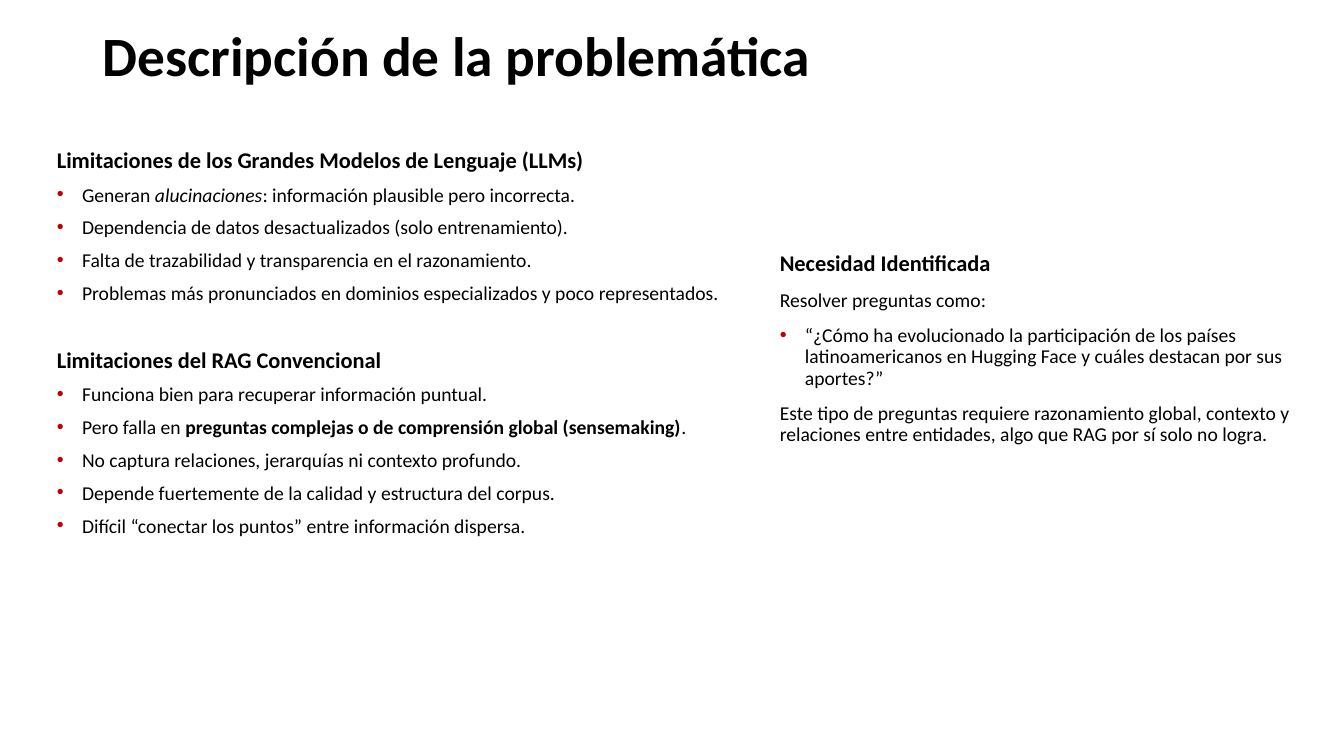
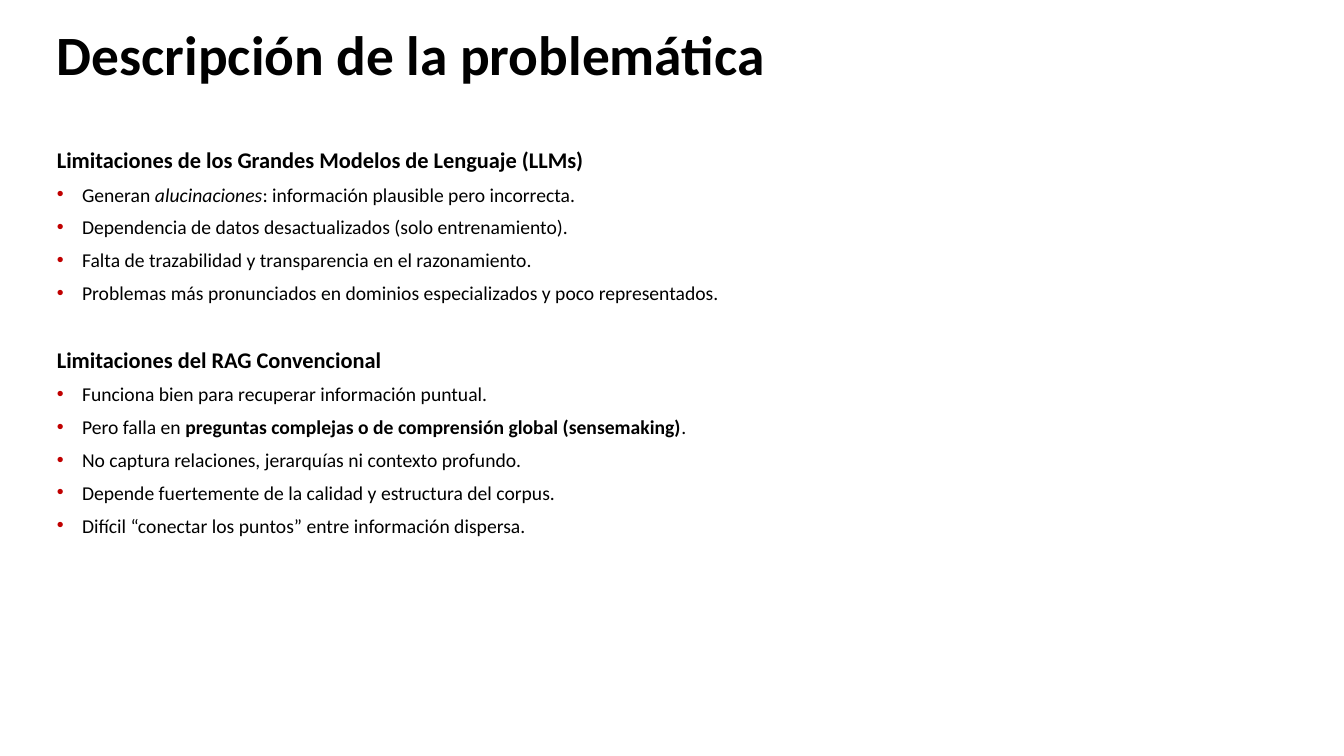
Before and after one commit to juan-aguilera/SEDI_TG, a slide deck: slide 5 of Presentacion propuesta TG.pptx (slide 2 before the commit). Drawn at 1344x756 pixels with LibreOffice and Linux fonts; fonts in the diff are those of the drawing; background and template pictures are left out. Boxes give left, top, right and bottom in pixels: in the first picture for what was removed or moved away, otherwise in the second. Text is boxed around its words. In the diff, an @@ line names an element or a change of style, - is before the commit and + after.

```diff
--- a/Presentacion propuesta TG.pptx
+++ b/Presentacion propuesta TG.pptx
@@ title "Descripción de la problemática": place and size @@
-title "Descripción de la problemática" at [102,37,810,85]
+title "Descripción de la problemática" at [57,36,764,84]
@@ text removed at [780,255,1289,445] @@
-Necesidad Identificada
-Resolver preguntas como:
-• “¿Cómo ha evolucionado la participación de los países latinoamericanos en Hugging Face y cuáles destacan por sus aportes?”
-Este tipo de preguntas requiere razonamiento global, contexto y relaciones entre entidades, algo que RAG por sí solo no logra.
```
Also in this commit, not shown: 7 other slides changed, 3 slides added, 2 other files.
